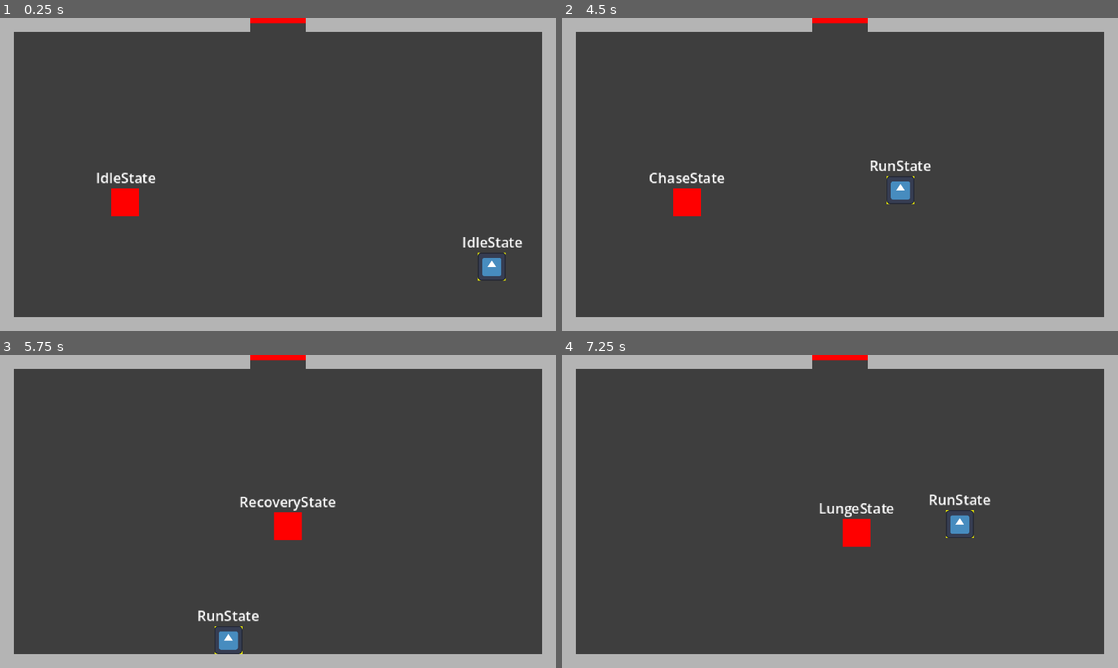
Above: before the commit, frames 1-4 (two rows, left to right).
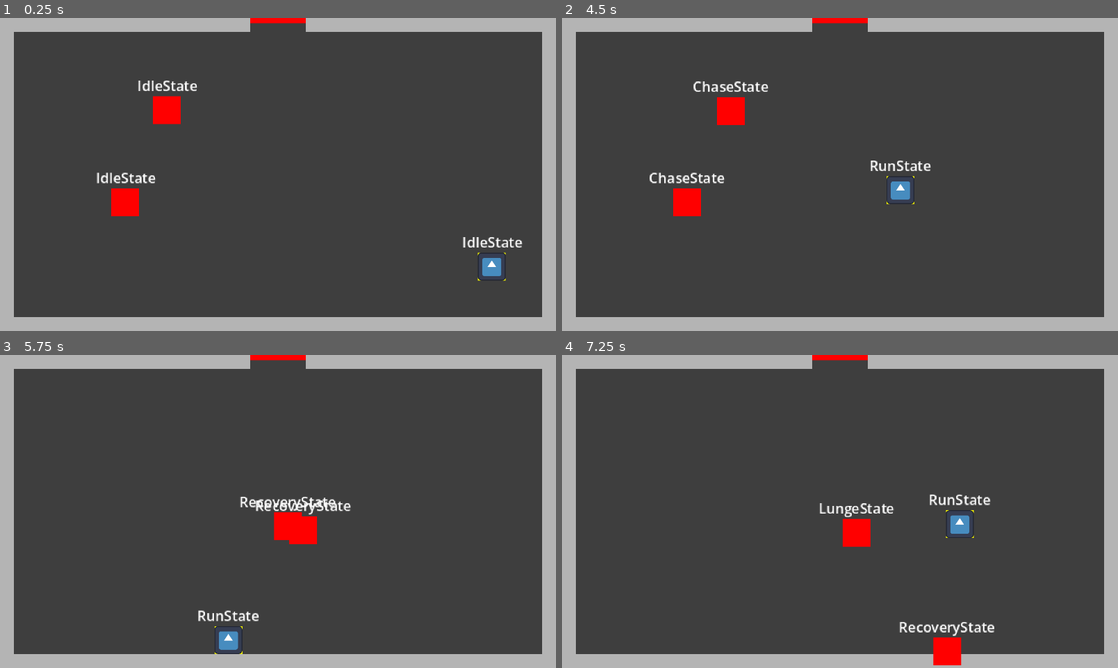
Above: after the commit, the same moments.

Repository: Cedro23/one-step-from-death
Game: Godot game, scene res://main.tscn
Same seed, same stepped clock (60 frames per second), same inputs: the game is played once before the commit and once after it. The engine's default icon, where the game draws it, is replaced by a stand-in: a white triangle on a blue panel in a dark square.
Inputs (mouse positions are in pixels of both pictures, inside the frame that each line leads up to):
- Up to frame 1 (0.25 s): no input
- Up to frame 2 (4.5 s): tap Enter at 0.5, 2 s; move the mouse to (962, 158) at 0.52 s; press the mouse at (962, 158) at 0.53 s; hold D (right) 0.53-1.28 s; tap Space (roll) at 1.25, 1.35, 2.75, 2.85, 4.35 s; move the mouse to (728, 190) at 1.27 s; release the mouse at (728, 190) at 1.28 s; hold S (down) 1.28-2.03 s; move the mouse to (895, 105) at 2.02 s; press the mouse at (895, 105) at 2.03 s; hold D (right) 2.03-2.78 s; move the mouse to (812, 237) at 2.77 s; release the mouse at (812, 237) at 2.78 s; hold W (up) 2.78-3.53 s; click (812, 237) at 2.92 s; move the mouse to (1006, 221) at 3.52 s; press the mouse at (1006, 221) at 3.53 s; hold A (left) from 3.53 s (still down); move the mouse to (673, 127) at 4.27 s; release the mouse at (673, 127) at 4.28 s
- Up to frame 3 (5.75 s): move the mouse to (305, 511) at 5.02 s; release A (left) at 5.03 s; press the mouse at (305, 511) at 5.03 s; hold S (down) from 5.03 s (still down)
- Up to frame 4 (7.25 s): move the mouse to (756, 433) at 5.77 s; release S (down) at 5.78 s; release the mouse at (756, 433) at 5.78 s; hold D (right) 5.78-6.53 s; tap Space (roll) at 5.85 s; move the mouse to (962, 495) at 6.52 s; press the mouse at (962, 495) at 6.53 s; hold W (up) from 6.53 s (still down)

The runs differ from the first frame. In frame 1, 0.7% of the frame differs, in the area x 24-36%, y 20-34%; in frame 2, 0.7%; in frame 3, 0.6%; in frame 4, 0.8%, in the area x 60-78%, y 85-100%.

Commit message:
Prep for multiple rooms

Diff:
--- a/autoloads/game_manager.gd
+++ b/autoloads/game_manager.gd
@@ -2,7 +2,9 @@
 
 const PLAYER_SCENE = preload("res://actors/player/player.tscn")
 const ROOMS = [
-	"res://rooms/floor_1/room_01.tscn"
+	"res://rooms/floor_1/room_01.tscn",
+	"res://rooms/floor_1/room_02.tscn",
+	"res://rooms/floor_1/room_03.tscn",
 ]
 
 var player: CharacterBody2D
--- a/components/exit_door.tscn
+++ b/components/exit_door.tscn
@@ -9,6 +9,8 @@
 size = Vector2(32, 6)
 
 [node name="ExitDoor" type="Area2D" unique_id=64526804]
+collision_layer = 32
+collision_mask = 2
 script = ExtResource("1_vi6e0")
 
 [node name="CollisionShape2D" type="CollisionShape2D" parent="." unique_id=1077280129]
@@ -19,6 +21,9 @@
 uv = PackedVector2Array(-273, -42, 96, -42)
 
 [node name="BlockingBody" type="StaticBody2D" parent="." unique_id=912380072]
+collision_mask = 0
 
 [node name="CollisionShape2D" type="CollisionShape2D" parent="BlockingBody" unique_id=523151476]
 shape = SubResource("RectangleShape2D_vi6e0")
+
+[connection signal="body_entered" from="." to="." method="_on_body_entered"]
--- a/project.godot
+++ b/project.godot
@@ -82,6 +82,7 @@
 2d_physics/layer_3="player_hitbox"
 2d_physics/layer_4="enemy"
 2d_physics/layer_5="enemy_hitbox"
+2d_physics/layer_6="room"
 
 [physics]
 
--- a/rooms/floor_1/room_01.tscn
+++ b/rooms/floor_1/room_01.tscn
@@ -99,7 +99,10 @@
 [node name="SpawnPoint" parent="." index="5" unique_id=175624169]
 position = Vector2(123, 53)
 
-[node name="Shambler" parent="Enemies" parent_id_path=PackedInt32Array(1418161130) index="0" unique_id=1724040096 instance=ExtResource("2_bmihx")]
+[node name="Shambler2" parent="Enemies" parent_id_path=PackedInt32Array(1418161130) index="0" unique_id=1724040096 instance=ExtResource("2_bmihx")]
+position = Vector2(-64, -37)
+
+[node name="Shambler" parent="Enemies" parent_id_path=PackedInt32Array(1418161130) index="1" unique_id=1456733232 instance=ExtResource("2_bmihx")]
 position = Vector2(-88, 16)
 
 [node name="ExitDoor" parent="Exits" parent_id_path=PackedInt32Array(2026039635) index="0" unique_id=64526804 instance=ExtResource("3_yu30b")]
